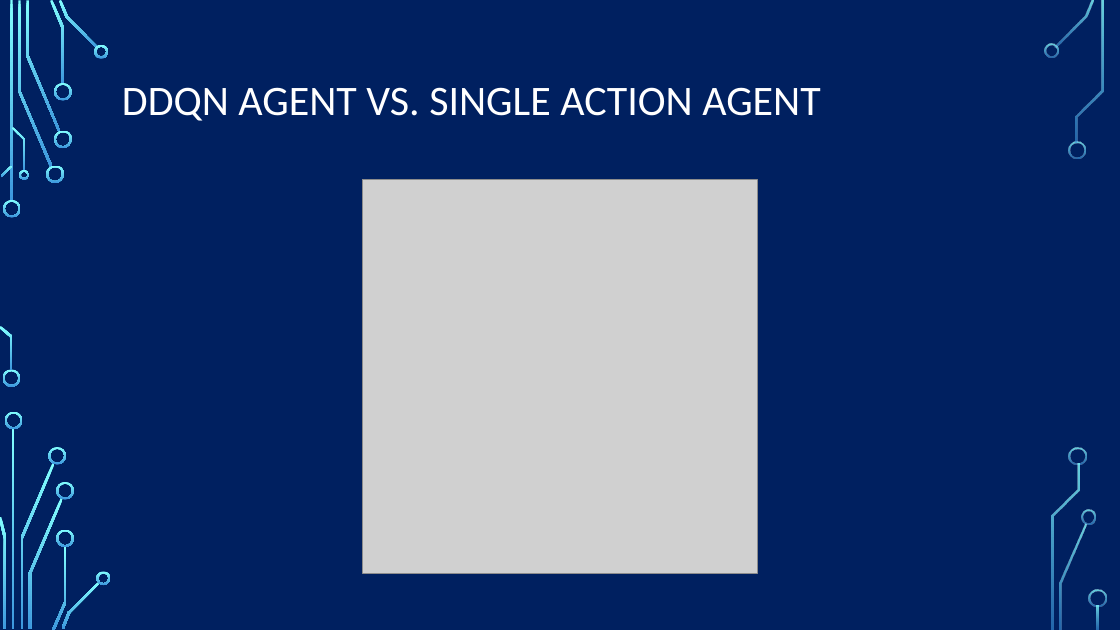
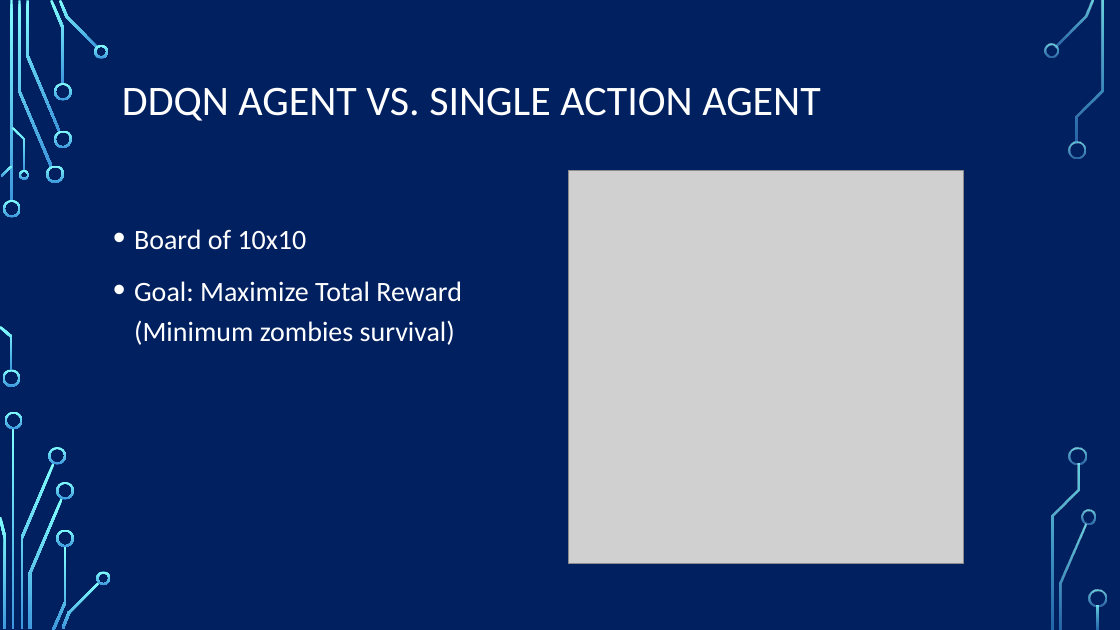
Before and after one commit to EliavSh/FinalProjectRL, a slide deck: slide 19 of docs/Semi Final Results.pptx. Drawn at 1120x630 pixels with LibreOffice and Linux fonts; fonts in the diff are those of the drawing; grey boxes stand for pictures; background and template pictures are left out. Boxes give left, top, right and bottom in pixels: in the first picture for what was removed or moved away, otherwise in the second. Text is boxed around its words. In the diff, an @@ line names an element or a change of style, - is before the commit and + after.

```diff
--- a/docs/Semi Final Results.pptx
+++ b/docs/Semi Final Results.pptx
@@ picture: place and size @@
-picture at [363, 180, 758, 574]
+picture at [569, 171, 964, 565]
@@ text added at [134, 229, 462, 345], 24 pt, text #FFFFFF @@
+• Board of 10x10
+• Goal: Maximize Total Reward (Minimum zombies survival)
```
Also in this commit, not shown: 4 other slides changed, 4 other files.
